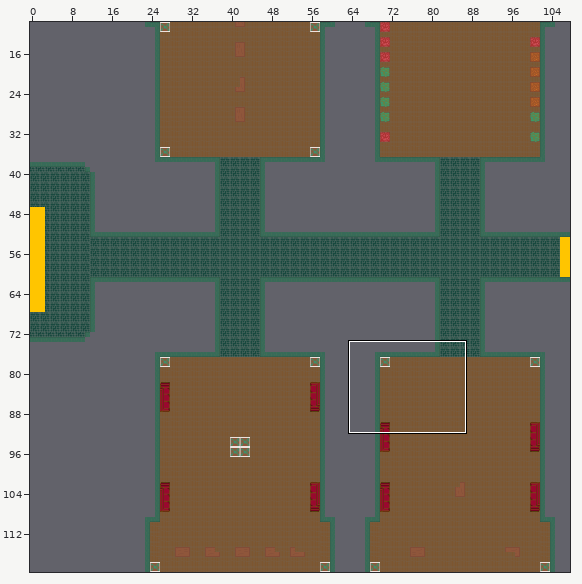
Two versions of a level (Tiled map (JSON), public/assets/tilemaps/mercado.json). Above, an overview of the earlier version with the close-up marked.
Close-up. As it was:
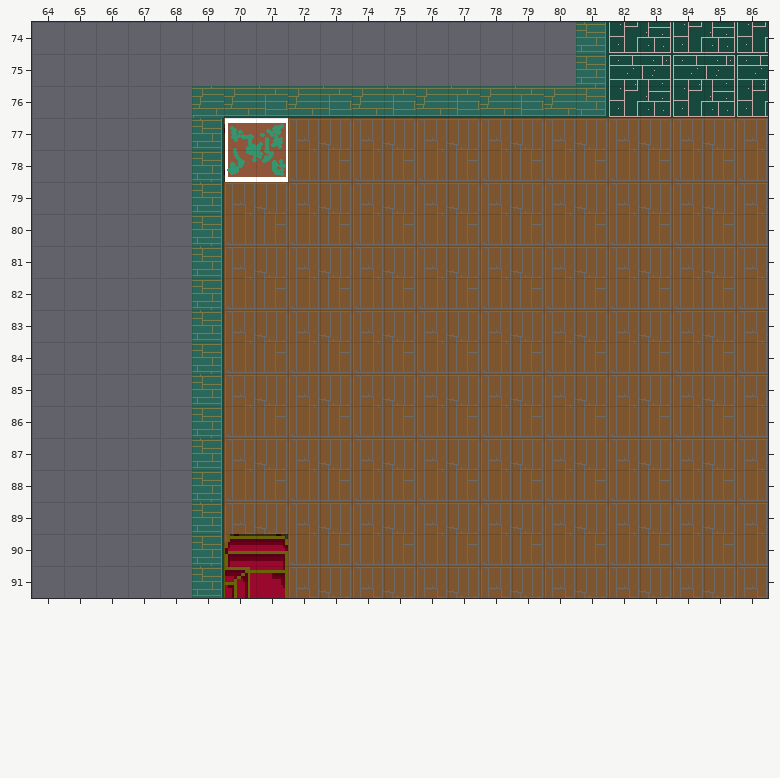
Cells are 32x32 px. Shown: x 64..86, y 74..91. The commit also changed other parts of the map, which this record leaves out. Tiles whose own drawing changed are shown in their newer look in all pictures.
The same view after the edit:
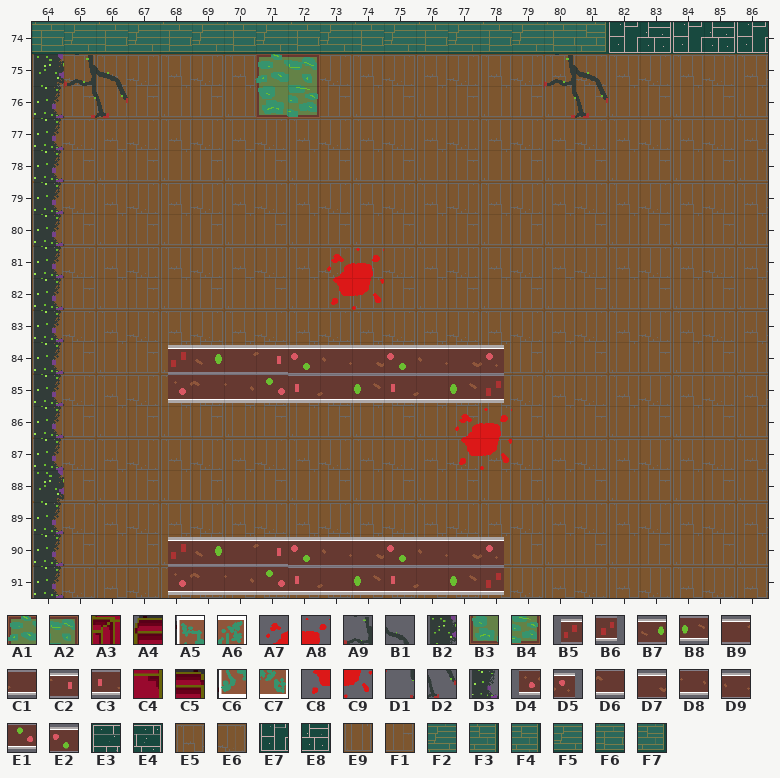
Key: from "deco": A1 2, A2 3, A3 13 turned 270, A4 14 turned 270, A5 15, A6 16, A7 24, A8 25, A9 27, B1 28, B2 30, B3 50, B4 51, B5 52, B6 52 turned 180, B7 53, B8 53 turned 180, B9 54, C1 54 turned 180, C2 55, C3 55 turned 180, C4 61 turned 270, C5 62 turned 270, C6 63, C7 64, C8 102, C9 103, D1 105, D2 106, D3 108, D4 130, D5 130 turned 180, D6 131, D7 131 turned 180, D8 132, D9 132 turned 180, E1 133, E2 133 turned 180; from "floor": E3 6, E4 7, E5 8, E6 9, E7 18, E8 19, E9 20, F1 21; from "wall": F2 5, F3 7, F4 11, F5 13, F6 14, F7 15.
__ is an empty cell.
Tiles replaced or removed in this view: A3, A4, A5, A6, C4, C5, C6, C7, E3, E4, E7, E8, F2, F3, F4, F5, F6, F7.
What changed:
Changed rows in their new state; .. is an unchanged cell.
Layer "floor":
first column x 64:
75 E5 E6 E5 E6 E5 E6 E5 .. .. E6 E5 E6 E5 E6 E5 E6 E5 E6 E5 E6 E5 E6 E5
76 E9 F1 E9 F1 E9 F1 E9 .. .. F1 E9 F1 E9 F1 E9 F1 E9 F1 E9 F1 E9 F1 E9
77 E5 E6 E5 E6 E5 E6 .. .. .. .. .. .. .. .. .. .. .. .. .. .. .. .. ..
78 E9 F1 E9 F1 E9 F1 .. .. .. .. .. .. .. .. .. .. .. .. .. .. .. .. ..
79 E5 E6 E5 E6 E5 E6 .. .. .. .. .. .. .. .. .. .. .. .. .. .. .. .. ..
80 E9 F1 E9 F1 E9 F1 .. .. .. .. .. .. .. .. .. .. .. .. .. .. .. .. ..
81 E5 E6 E5 E6 E5 E6 .. .. .. .. .. .. .. .. .. .. .. .. .. .. .. .. ..
82 E9 F1 E9 F1 E9 F1 .. .. .. .. .. .. .. .. .. .. .. .. .. .. .. .. ..
83 E5 E6 E5 E6 E5 E6 .. .. .. .. .. .. .. .. .. .. .. .. .. .. .. .. ..
84 E9 F1 E9 F1 E9 F1 .. .. .. .. .. .. .. .. .. .. .. .. .. .. .. .. ..
85 E5 E6 E5 E6 E5 E6 .. .. .. .. .. .. .. .. .. .. .. .. .. .. .. .. ..
86 E9 F1 E9 F1 E9 F1 .. .. .. .. .. .. .. .. .. .. .. .. .. .. .. .. ..
87 E5 E6 E5 E6 E5 E6 .. .. .. .. .. .. .. .. .. .. .. .. .. .. .. .. ..
88 E9 F1 E9 F1 E9 F1 .. .. .. .. .. .. .. .. .. .. .. .. .. .. .. .. ..
89 E5 E6 E5 E6 E5 E6 .. .. .. .. .. .. .. .. .. .. .. .. .. .. .. .. ..
90 E9 F1 E9 F1 E9 F1 .. .. .. .. .. .. .. .. .. .. .. .. .. .. .. .. ..
91 E5 E6 E5 E6 E5 E6 .. .. .. .. .. .. .. .. .. .. .. .. .. .. .. .. ..
Layer "deco":
first column x 64:
75 B2 A9 B1 .. .. .. .. A1 A2 .. .. .. .. .. .. .. A9 B1
76 D3 D1 D2 .. .. .. .. B3 B4 .. .. .. .. .. .. .. D1 D2
77 D3 .. .. .. .. .. __ __ .. .. .. .. .. .. .. .. .. ..
78 D3 .. .. .. .. .. __ __ .. .. .. .. .. .. .. .. .. ..
79 D3 .. .. .. .. .. .. .. .. .. .. .. .. .. .. .. .. ..
80 D3 .. .. .. .. .. .. .. .. .. .. .. .. .. .. .. .. ..
81 D3 .. .. .. .. .. .. .. .. A7 A8 .. .. .. .. .. .. ..
82 D3 .. .. .. .. .. .. .. .. C8 C9 .. .. .. .. .. .. ..
83 D3 .. .. .. .. .. .. .. .. .. .. .. .. .. .. .. .. ..
84 D3 .. .. .. B5 B7 B9 C2 E2 D9 D7 E2 D9 D7 D5 .. .. ..
85 D3 .. .. .. D4 D6 D8 E1 C3 C1 B8 C3 C1 B8 B6 .. .. ..
86 D3 .. .. .. .. .. .. .. .. .. .. .. .. A7 A8 .. .. ..
87 D3 .. .. .. .. .. .. .. .. .. .. .. .. C8 C9 .. .. ..
88 B2 .. .. .. .. .. .. .. .. .. .. .. .. .. .. .. .. ..
89 D3 .. .. .. .. .. .. .. .. .. .. .. .. .. .. .. .. ..
90 D3 .. .. .. B5 B7 B9 C2 E2 D9 D7 E2 D9 D7 D5 .. .. ..
91 D3 .. .. .. D4 D6 D8 E1 C3 C1 B8 C3 C1 B8 B6 .. .. ..
Layer "wall":
first column x 64:
74 F6 F5 F6 F5 F6 F5 F6 F5 F6 F5 F6 F5 F6 F5 F6 F5 F6 F7
75 .. .. .. .. .. .. .. .. .. .. .. .. .. .. .. .. .. __
76 .. .. .. .. .. __ __ __ __ __ __ __ __ __ __ __ __ __
77 .. .. .. .. .. __ .. .. .. .. .. .. .. .. .. .. .. ..
78 .. .. .. .. .. __ .. .. .. .. .. .. .. .. .. .. .. ..
79 .. .. .. .. .. __ .. .. .. .. .. .. .. .. .. .. .. ..
80 .. .. .. .. .. __ .. .. .. .. .. .. .. .. .. .. .. ..
81 .. .. .. .. .. __ .. .. .. .. .. .. .. .. .. .. .. ..
82 .. .. .. .. .. __ .. .. .. .. .. .. .. .. .. .. .. ..
83 .. .. .. .. .. __ .. .. .. .. .. .. .. .. .. .. .. ..
84 .. .. .. .. .. __ .. .. .. .. .. .. .. .. .. .. .. ..
85 .. .. .. .. .. __ .. .. .. .. .. .. .. .. .. .. .. ..
86 .. .. .. .. .. __ .. .. .. .. .. .. .. .. .. .. .. ..
87 .. .. .. .. .. __ .. .. .. .. .. .. .. .. .. .. .. ..
88 .. .. .. .. .. __ .. .. .. .. .. .. .. .. .. .. .. ..
89 .. .. .. .. .. __ .. .. .. .. .. .. .. .. .. .. .. ..
90 .. .. .. .. .. __ .. .. .. .. .. .. .. .. .. .. .. ..
91 .. .. .. .. .. __ .. .. .. .. .. .. .. .. .. .. .. ..
